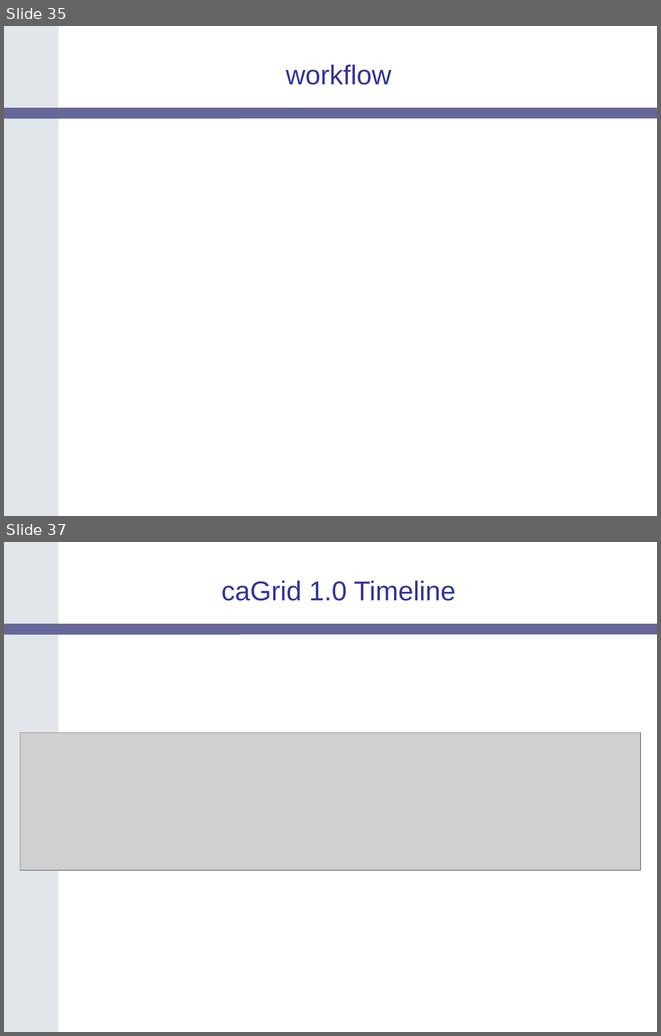
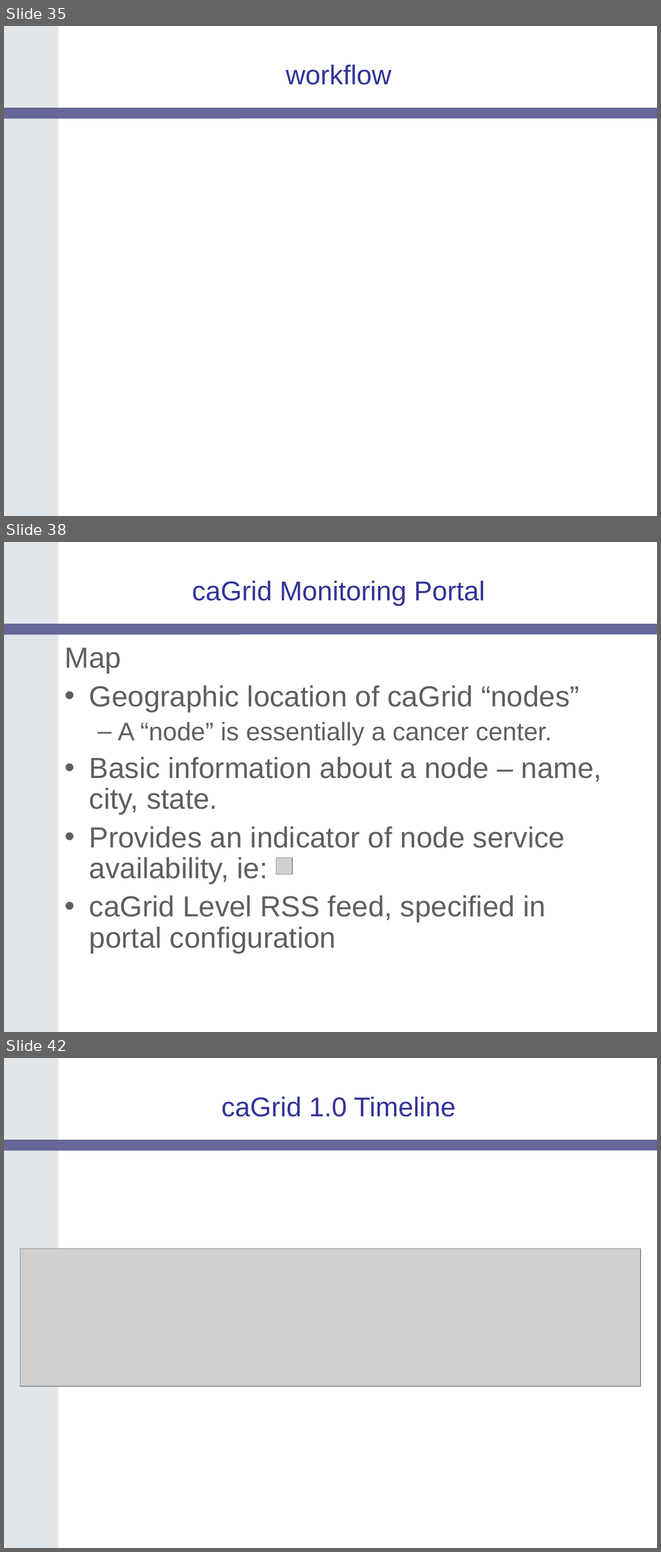
Before and after one commit to NCIP/cagrid-portal, a slide deck: cagrid-1-0/Documentation/presentations/200604_AnnualMeeting/caGrid-1.0-Architecture_caBIG-Annual-Meeting06.ppt. Shown one above the other, each under a label of ours: slides 35 and 37 before the commit, slides 35, 38 and 42 after it; the slides between them are not shown. The pictures are 661x1036 and 661x1552 pixels, drawn with LibreOffice and Linux fonts; fonts in the diff are those of the drawing; grey boxes stand for pictures; background and template pictures are left out. Boxes give left, top, right and bottom in pixels: in the first picture for what was removed or moved away, otherwise in the second. Text is boxed around its words. In the diff, an @@ line names an element or a change of style, - is before the commit and + after.

Commit message:
incorporated portal slides

```diff
--- a/cagrid-1-0/Documentation/presentations/200604_AnnualMeeting/caGrid-1.0-Architecture_caBIG-Annual-Meeting06.ppt
+++ b/cagrid-1-0/Documentation/presentations/200604_AnnualMeeting/caGrid-1.0-Architecture_caBIG-Annual-Meeting06.ppt
@@ slide 38 added at box(4, 542, 657, 1032), background #FFFFFF; not listed: 2 template elements that a slide beside it also shows @@
@@ title added at box(192, 581, 485, 606), 30 pt, text #333399 @@
+caGrid Monitoring Portal
@@ text added at box(65, 647, 602, 953), 32 pt, text #5F5F5F @@
+Map
+• Geographic location of caGrid “nodes”
+  – A “node” is essentially a cancer center.
+• Basic information about a node – name, city, state.
+• Provides an indicator of node service availability, ie:
+• caGrid Level RSS feed, specified in portal configuration
@@ picture added at box(276, 857, 293, 874) @@
@@ what was slide 37 is now slide 42 @@
```
Also in this commit, not shown: 1 slide changed, 5 other slides added, 1 slide removed, 1 other file.
